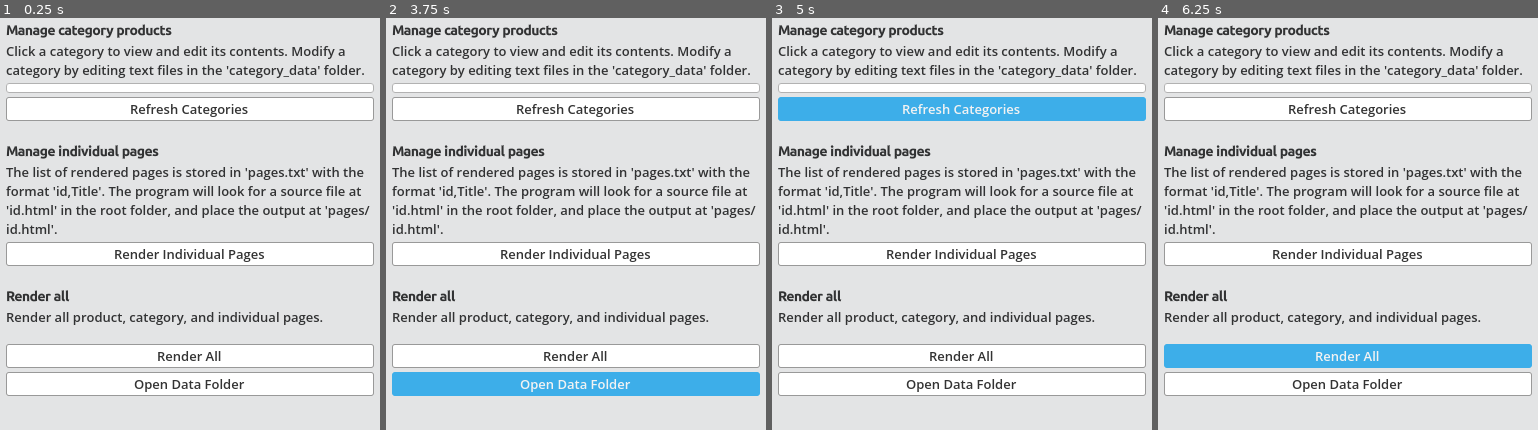
Above: before the commit, frames 1-4 (left to right).
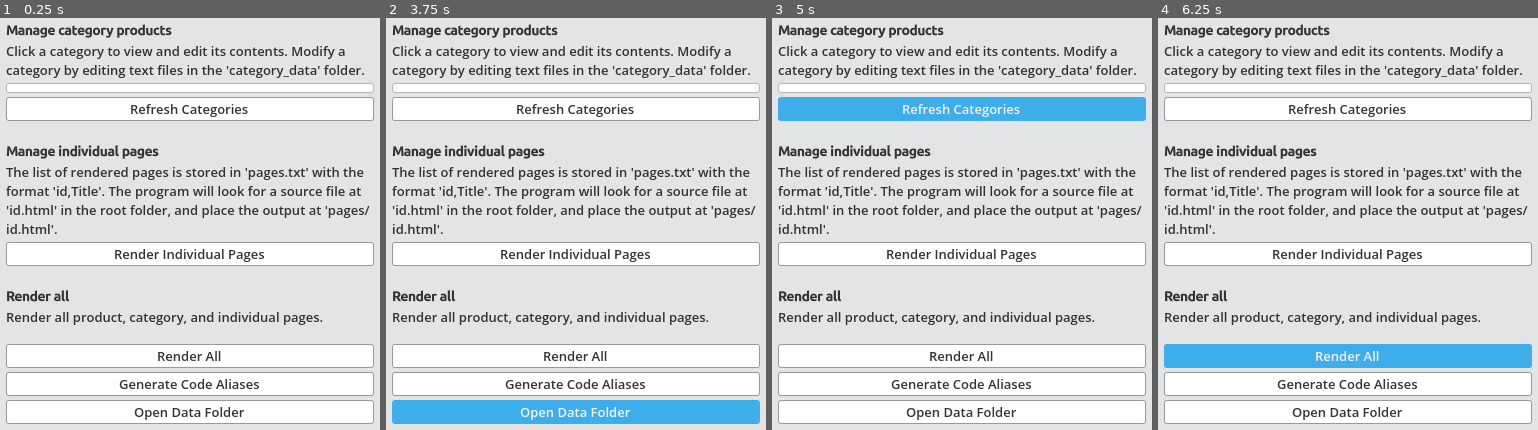
Above: after the commit, the same moments.

Repository: slyllama/wam-web
Game: Godot game, scene res://main_window.tscn
The game is run twice, just before and just after one commit, with the same random seed, the same clock (stepped at 60 frames per second) and the same inputs.
Inputs (mouse positions are in pixels of both pictures, inside the frame that each line leads up to):
- Up to frame 1 (0.25 s): no input
- Up to frame 2 (3.75 s): click (576, 384) at 0.5 s, where only the run after the commit has a clickable "Generate Code Aliases"; click "Refresh Categories" at 1.25 s; click "Render Individual Pages" at 2 s; click "Render All" at 2.75 s; click "Open Data Folder" at 3.5 s
- Up to frame 3 (5 s): click "Refresh Categories" at 4.25 s
- Up to frame 4 (6.25 s): click "Render Individual Pages" at 5 s; click "Render All" at 5.75 s

The runs differ from the first frame. In frame 1, 6.1% of the frame differs, in the area x 1-99%, y 87-99%; in frame 2, 11%, in the area x 1-99%, y 85-99%; in frame 3, 6.1%; in frame 4, 6.1%.

Commit message:
Added code aliases

Diff:
--- a/_global/global.gd
+++ b/_global/global.gd
@@ -88,6 +88,7 @@
 
 func _ready() -> void:
 	load_product_html_template()
+	load_category_html_template()
 	category_titles = get_category_titles()
 
 	# Render scale on retina displays
--- /dev/null
+++ b/alias_generator/alias_generator.gd
@@ -0,0 +1,26 @@
+extends Node
+
+signal finished
+
+func _ready() -> void:
+	var alias: Dictionary
+	if !DirAccess.dir_exists_absolute(Global.PRODUCT_DATA_PATH): return
+	for file_name in DirAccess.get_files_at(Global.PRODUCT_DATA_PATH):
+		var file := FileAccess.open(Global.PRODUCT_DATA_PATH + file_name, FileAccess.READ)
+		var file_data = JSON.parse_string(file.get_as_text())
+		file.close()
+
+		if "specifications" in file_data:
+			var line_count := 0
+			for line: String in file_data.specifications.split("\n"):
+				var line_data = line.split(",")
+				if line_count > 0:
+					alias[line_data[0].to_lower()] = file_name.rstrip(".json")
+				line_count += 1
+
+	var alias_file := FileAccess.open(Global.DATA_ROOT + "live/scripts/code-aliases.js", FileAccess.WRITE)
+	alias_file.store_string("codeAliases = " + JSON.stringify(alias) + ";")
+	alias_file.close()
+
+	print("Generated code aliases.")
+	finished.emit()
--- /dev/null
+++ b/alias_generator/alias_generator.tscn
@@ -0,0 +1,6 @@
+[gd_scene format=3 uid="uid://bnns7bmfgi06a"]
+
+[ext_resource type="Script" uid="uid://cgxaeo22av177" path="res://alias_generator/alias_generator.gd" id="1_mt5kw"]
+
+[node name="AliasGenerator" type="Node" unique_id=235967956]
+script = ExtResource("1_mt5kw")
--- a/main_window.gd
+++ b/main_window.gd
@@ -60,3 +60,10 @@
 
 func _on_open_data_folder_pressed() -> void:
 	OS.shell_open(OS.get_user_data_dir())
+
+func _on_gen_code_aliases_pressed() -> void:
+	var code_alias_generator = load("res://alias_generator/alias_generator.tscn").instantiate()
+	add_child(code_alias_generator)
+
+	await code_alias_generator.finished
+	code_alias_generator.queue_free()
--- a/main_window.tscn
+++ b/main_window.tscn
@@ -89,6 +89,10 @@
 layout_mode = 2
 text = "Render All"
 
+[node name="GenCodeAliases" type="Button" parent="Box/VBox" unique_id=505083216]
+layout_mode = 2
+text = "Generate Code Aliases"
+
 [node name="OpenDataFolder" type="Button" parent="Box/VBox" unique_id=1766722809]
 layout_mode = 2
 text = "Open Data Folder"
@@ -100,4 +104,5 @@
 [connection signal="pressed" from="Box/VBox/RefreshCategories" to="." method="_on_refresh_categories_pressed"]
 [connection signal="pressed" from="Box/VBox/RenderPages" to="." method="_on_button_pressed"]
 [connection signal="pressed" from="Box/VBox/RAButton" to="." method="_on_ra_button_pressed"]
+[connection signal="pressed" from="Box/VBox/GenCodeAliases" to="." method="_on_gen_code_aliases_pressed"]
 [connection signal="pressed" from="Box/VBox/OpenDataFolder" to="." method="_on_open_data_folder_pressed"]
--- a/renderer/product_renderer.gd
+++ b/renderer/product_renderer.gd
@@ -57,7 +57,7 @@
 			if _row_count != 0:
 				output += TextUtils.fmt("<td>", 3)
 				output += TextUtils.fmt("<input onchange='" + _cart_function + "' type='number' style='width: 40px;' value=0 min=0 id='"
-					+ _qty_number_id + "'/>", 4)
+					+ _qty_number_id + "'/><button style='margin-left: 0.15em;' onclick='" + _cart_function + "'>+</button>", 4)
 				output += TextUtils.fmt("</td>", 3)
 			else:
 				output += TextUtils.fmt("<td>Qty</td>", 3)
Not shown, added: alias_generator/alias_generator.gd.uid
